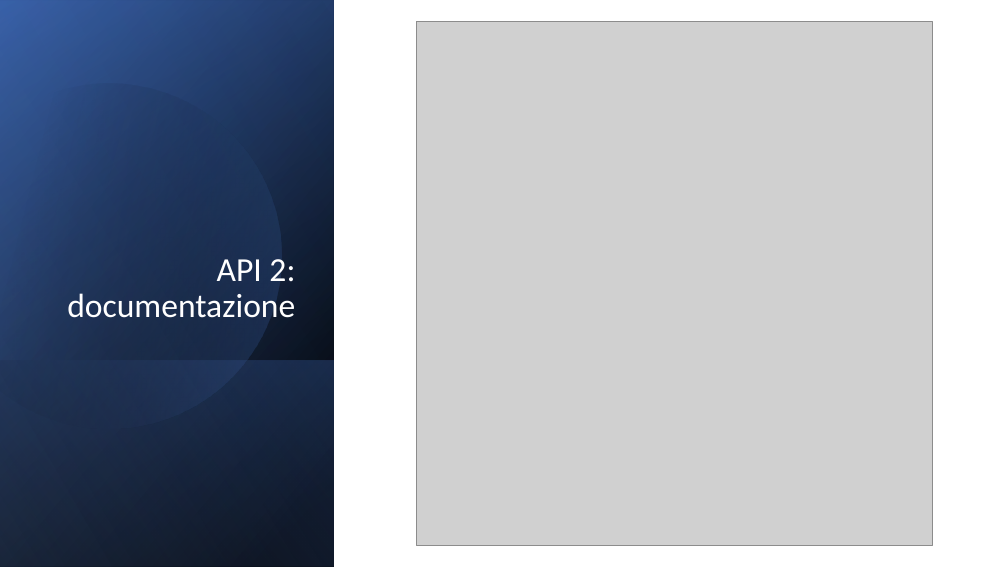
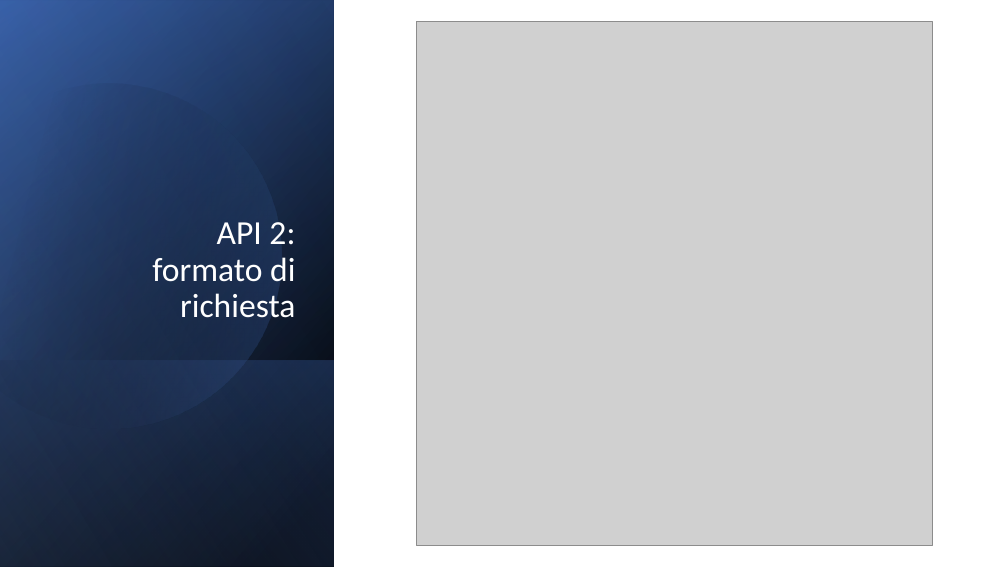
Before and after one commit to maravignaSimone/mhw3, a slide deck: slide 9 of mhw3.pptx (slide 10 before the commit). Drawn at 1008x567 pixels with LibreOffice and Linux fonts; fonts in the diff are those of the drawing; grey boxes stand for pictures. Boxes give left, top, right and bottom in pixels: in the first picture for what was removed or moved away, otherwise in the second. Text is boxed around its words. In the diff, an @@ line names an element or a change of style, - is before the commit and + after.

```diff
--- a/mhw3.pptx
+++ b/mhw3.pptx
@@ title at bbox=[152, 222, 295, 318]: text changed @@
-API 2:
-documentazione
+API 2:
+formato di richiesta
```
Also in this commit, not shown: 1 other slide changed, 2 slides added.
